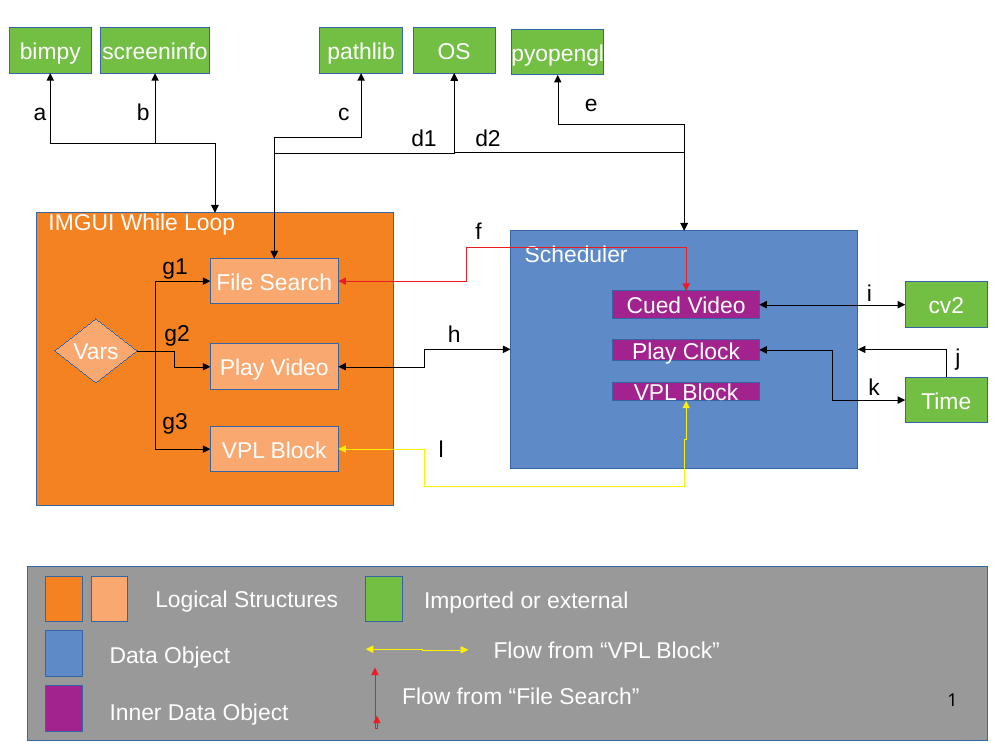
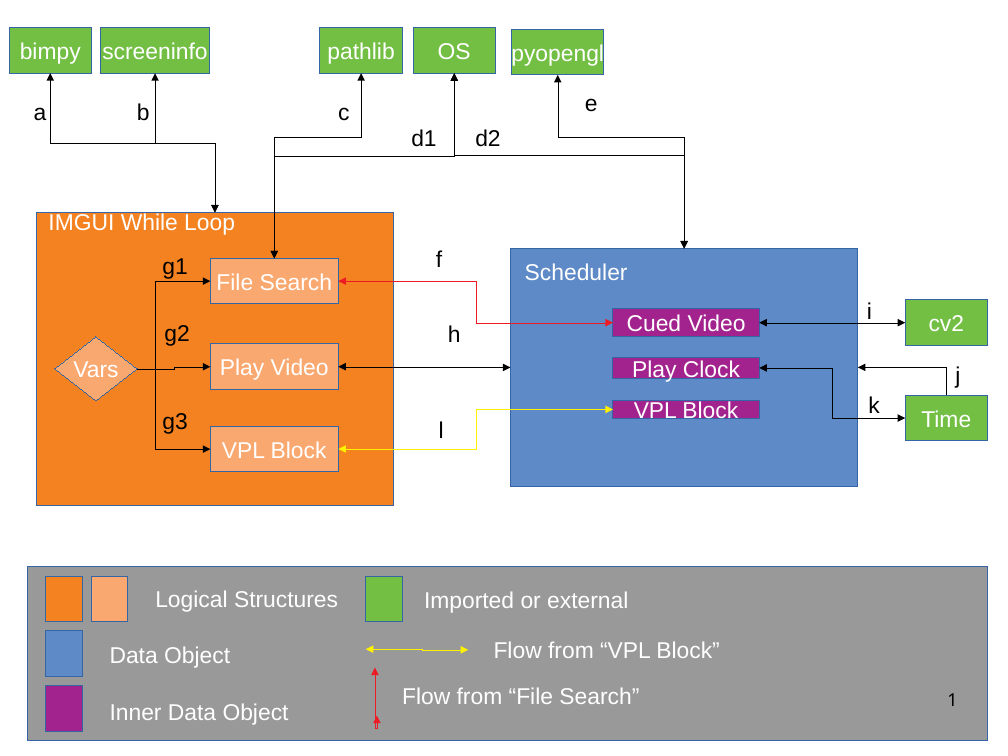
Before and after one commit to miroberts/SimplyCued, a slide deck: slide 1 of Architecture Docs.odp. Drawn at 1008x756 pixels with LibreOffice and Linux fonts; fonts in the diff are those of the drawing. Boxes give left, top, right and bottom in pixels: in the first picture for what was removed or moved away, otherwise in the second. Text is boxed around its words. In the diff, an @@ line names an element or a change of style, - is before the commit and + after.

```diff
--- a/Architecture Docs.odp
+++ b/Architecture Docs.odp
@@ elbow double arrow (455, 73) - (274, 259): route changed @@
@@ elbow double arrow moved from (684, 231) - (558, 75) to (455, 73) - (684, 249) @@
@@ elbow double arrow moved from (455, 73) - (684, 231) to (684, 249) - (558, 75) @@
@@ text "f": place and size @@
-text "f" at <box>475,222,481,239</box>
+text "f" at <box>436,250,442,267</box>
@@ elbow arrow moved from (137, 351) - (210, 281) to (137, 369) - (210, 281) @@
@@ elbow double arrow moved from (338, 281) - (686, 291) to (338, 281) - (613, 323) @@
@@ elbow arrow moved from (137, 351) - (210, 449) to (137, 369) - (210, 449) @@
@@ elbow arrow moved from (137, 351) - (210, 367) to (137, 369) - (210, 367) @@
@@ elbow double arrow moved from (338, 367) - (510, 349) to (338, 367) - (510, 368) @@
@@ 6 rectangles, 3 texts, 2 elbow double arrows, 1 diamond, 1 elbow arrow: place and size @@
-6 rectangles, 3 texts, 2 elbow double arrows, 1 diamond, 1 elbow arrow at <box>55,231,988,468</box>
+6 rectangles, 3 texts, 2 elbow double arrows, 1 diamond, 1 elbow arrow at <box>55,249,988,487</box>
@@ elbow arrow moved from (684, 468) - (338, 449) to (338, 449) - (613, 410) @@
@@ elbow arrow (338, 449) - (613, 410): elbow arrow to elbow double arrow @@
@@ text "l": place and size @@
-text "l" at <box>439,440,444,457</box>
+text "l" at <box>439,421,444,438</box>
@@ elbow arrow removed from (684, 468) to (686, 401) @@
```
Also in this commit, not shown: 2 other slides changed, 1 slide removed, 3 other files.
